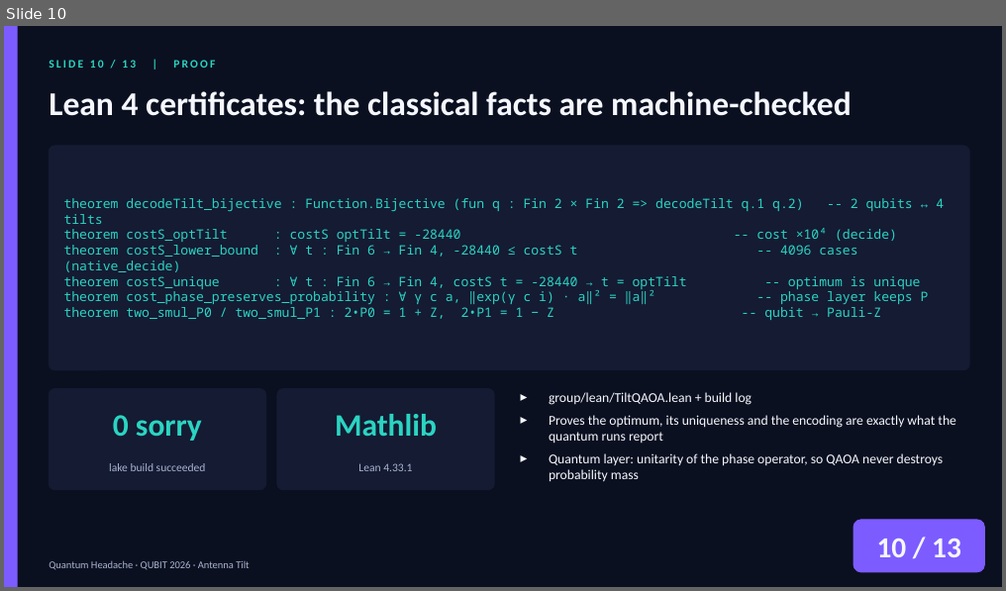
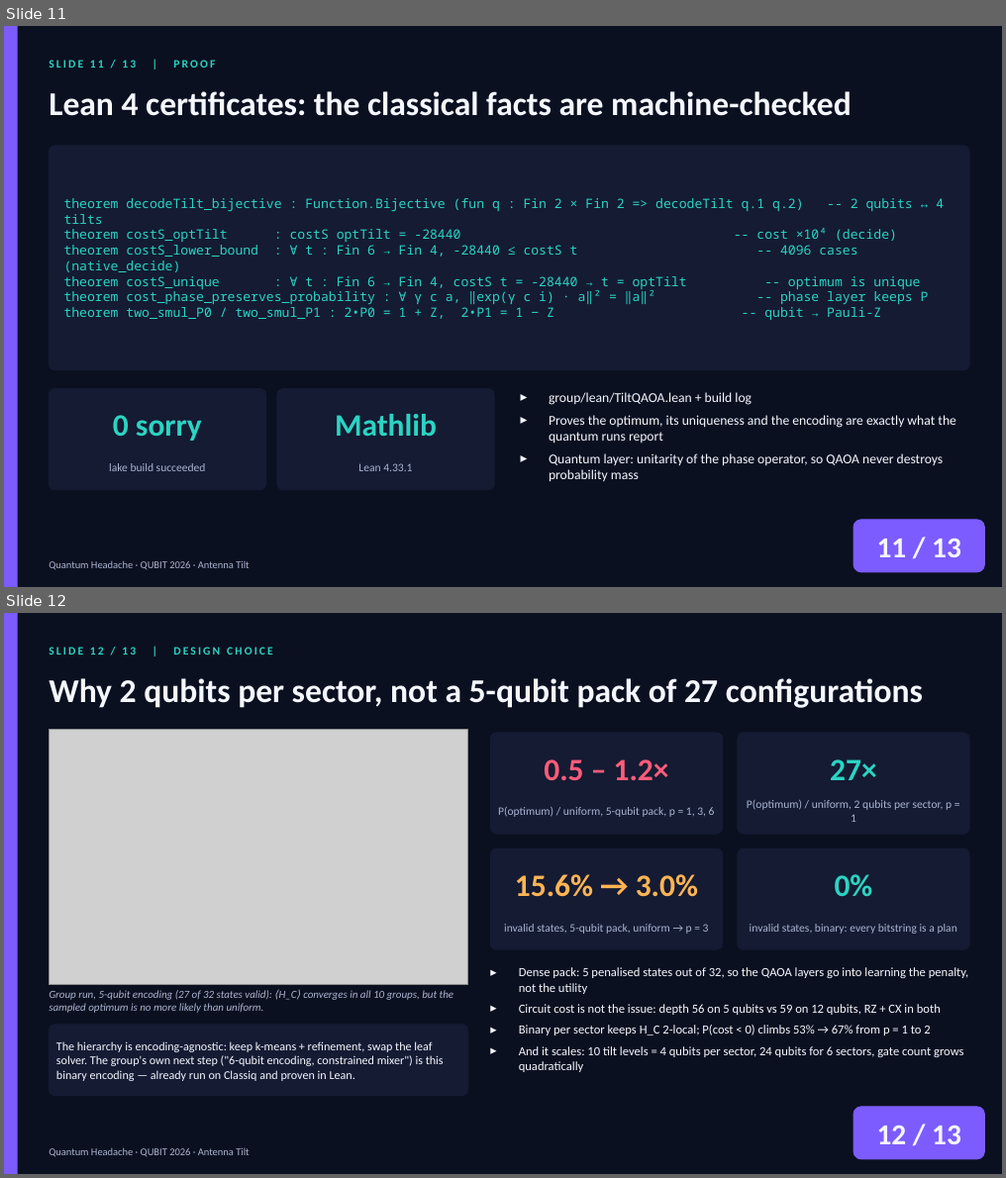
Before and after one commit to zuwasi/quantum-headache-antenna-tilt, a slide deck: presentation/QuantumHeadache_AntennaTilt.pptx. Shown one above the other, each under a label of ours: slide 10 before the commit, slides 11 and 12 after it. The pictures are 1006x591 and 1006x1178 pixels, drawn with LibreOffice and Linux fonts; fonts in the diff are those of the drawing; grey boxes stand for pictures. Boxes give left, top, right and bottom in pixels: in the first picture for what was removed or moved away, otherwise in the second. Text is boxed around its words. In the diff, an @@ line names an element or a change of style, - is before the commit and + after.

```diff
--- a/presentation/QuantumHeadache_AntennaTilt.pptx
+++ b/presentation/QuantumHeadache_AntennaTilt.pptx
@@ slide 12 added at [4, 613, 1002, 1174], background #0B1020 @@
@@ rectangle added at [4, 613, 18, 1174], fill #7C5CFF @@
@@ text added at [49, 647, 273, 655], 11 pt, text #2BD4C2, bold @@
+SLIDE 12 / 13 | DESIGN CHOICE
@@ text added at [49, 678, 923, 708], 32 pt, text #F5F7FF, bold @@
+Why 2 qubits per sector, not a 5-qubit pack of 27 configurations
@@ picture added at [49, 729, 468, 985] @@
@@ rounded rectangle added at [491, 733, 723, 834], fill #141B33, outline #141B33 1 pt @@
@@ text added at [544, 760, 669, 781], 30 pt, text #FF5C7A, bold @@
+0.5 – 1.2×
@@ rounded rectangle added at [738, 733, 969, 834], fill #141B33, outline #141B33 1 pt @@
@@ text added at [830, 760, 877, 780], 30 pt, text #2BD4C2, bold @@
+27×
@@ text added at [498, 807, 715, 817], 11 pt, text #A9B4D0 @@
+P(optimum) / uniform, 5-qubit pack, p = 1, 3, 6
@@ text added at [746, 800, 951, 822], 11 pt, text #A9B4D0 @@
+P(optimum) / uniform, 2 qubits per sector, p = 1
@@ rounded rectangle added at [491, 849, 723, 950], fill #141B33, outline #141B33 1 pt @@
@@ rounded rectangle added at [738, 849, 969, 950], fill #141B33, outline #141B33 1 pt @@
@@ text added at [515, 874, 698, 897], 30 pt, text #FFB454, bold @@
+15.6% → 3.0%
@@ text added at [835, 874, 873, 897], 30 pt, text #2BD4C2, bold @@
+0%
@@ text added at [504, 924, 709, 934], 11 pt, text #A9B4D0 @@
+invalid states, 5-qubit pack, uniform → p = 3
@@ text added at [749, 924, 957, 934], 11 pt, text #A9B4D0 @@
+invalid states, binary: every bitstring is a plan
@@ text added at [519, 967, 969, 1072], 12 pt, text #F5F7FF @@
+▸ Dense pack: 5 penalised states out of 32, so the QAOA layers go into learning the penalty, not the utility
+▸ Circuit cost is not the issue: depth 56 on 5 qubits vs 59 on 12 qubits, RZ + CX in both
+▸ Binary per sector keeps H_C 2-local; P(cost < 0) climbs 53% → 67% from p = 1 to 2
+▸ And it scales: 10 tilt levels = 4 qubits per sector, 24 qubits for 6 sectors, gate count grows quadratically
@@ text added at [49, 990, 454, 1013], 10.5 pt, text #A9B4D0, italic @@
+Group run, 5-qubit encoding (27 of 32 states valid): ⟨H_C⟩ converges in all 10 groups, but the sampled optimum is no more likely than uniform.
@@ rounded rectangle added at [49, 1025, 468, 1096], fill #141B33, outline #141B33 1 pt @@
@@ text added at [56, 1042, 444, 1081], 11.5 pt, text #F5F7FF @@
+The hierarchy is encoding-agnostic: keep k-means + refinement, swap the leaf solver. The group's own next step ("6-qubit encoding, constrained mixer") is this binary encoding — already run on Classiq and proven in Lean.
@@ rounded rectangle added at [853, 1107, 985, 1159], fill #7C5CFF, outline #7C5CFF 1 pt @@
@@ text added at [877, 1126, 961, 1145], 28 pt, text #F5F7FF, bold @@
+12 / 13
@@ text added at [49, 1149, 249, 1157], 10 pt, text #A9B4D0 @@
+Quantum Headache · QUBIT 2026 · Antenna Tilt
@@ what was slide 10 is now slide 11 @@
@@ slide 11 changed as well @@
@@ text at [49, 60, 215, 68]: text changed @@
-SLIDE 10 / 13 | PROOF
+SLIDE 11 / 13 | PROOF
@@ text at [877, 539, 961, 558]: text changed @@
-10 / 13
+11 / 13
```
Also in this commit, not shown: 8 other slides changed, 3 other slides added, 4 slides removed, 9 other files.
